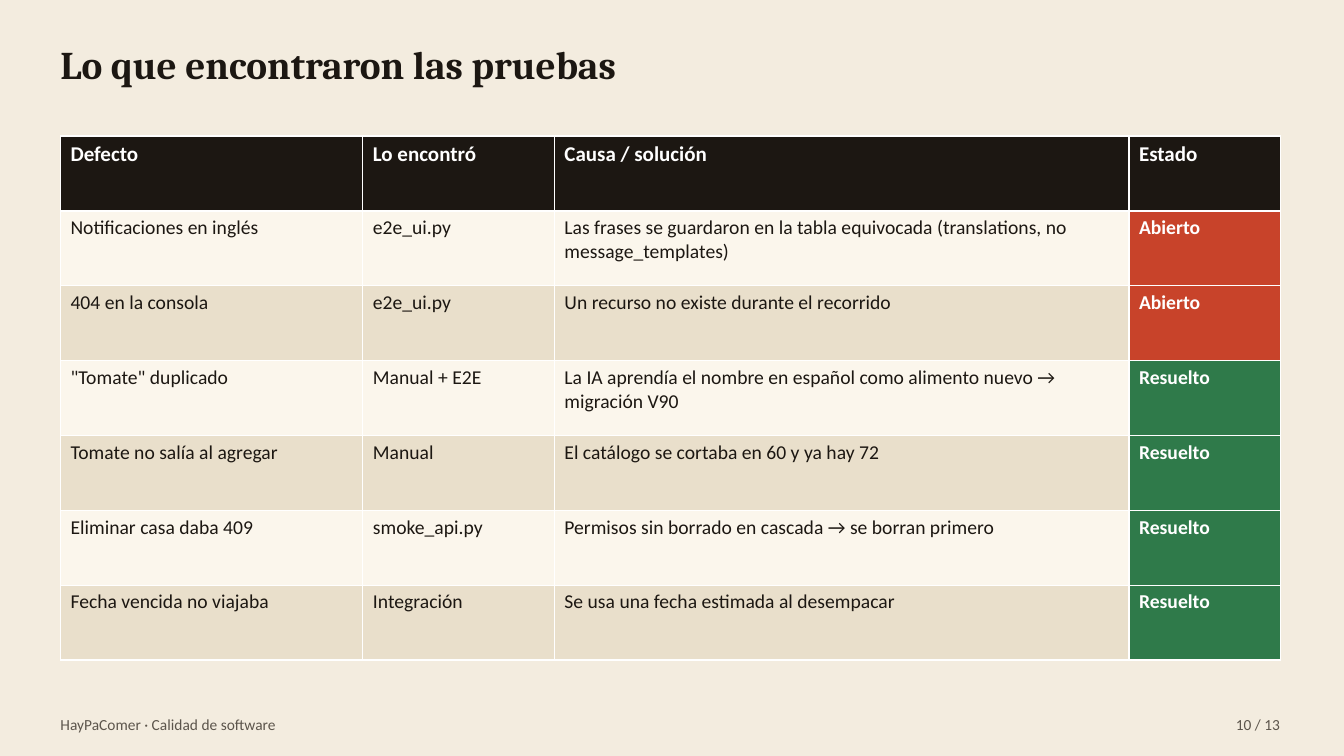
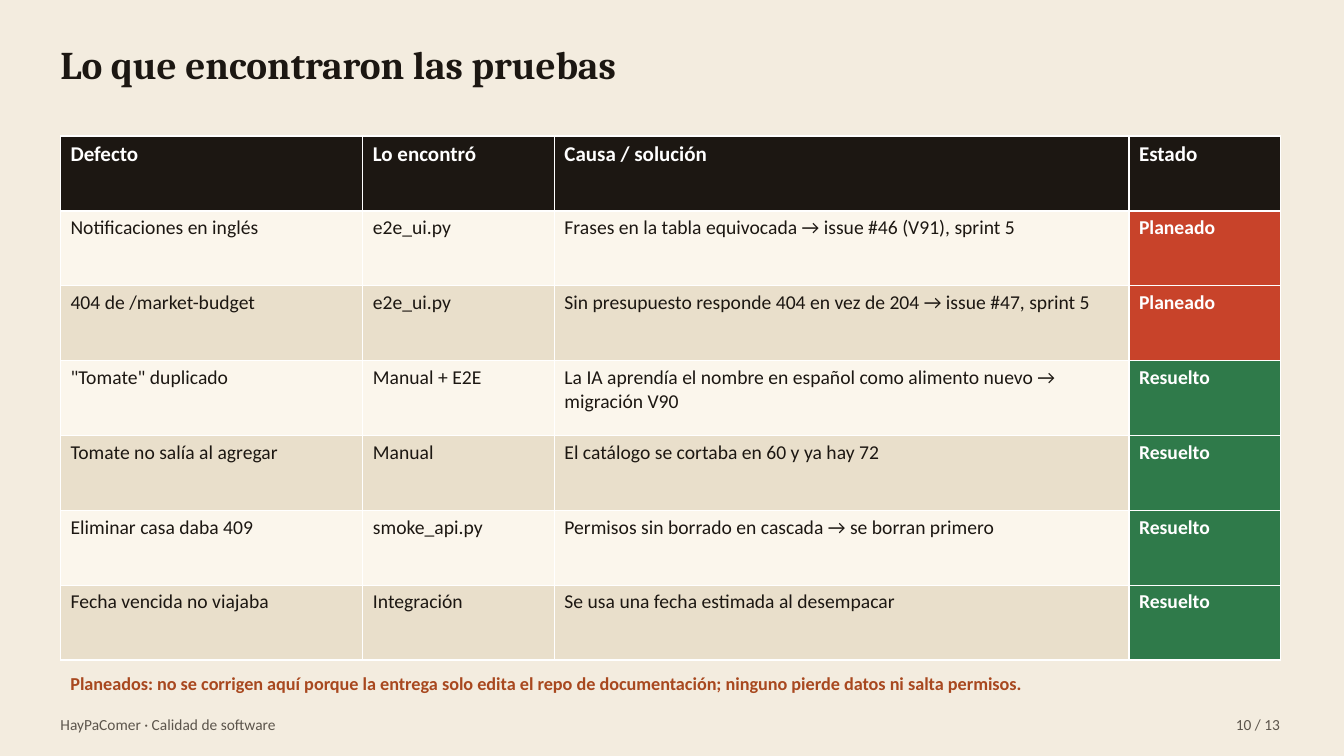
Before and after one commit to NicoalsD/HayPaComer-docs, a slide deck: slide 10 of presentacion/HayPaComer - Calidad (sprint 5).pptx. Drawn at 1344x756 pixels with LibreOffice and Linux fonts; fonts in the diff are those of the drawing. Boxes give left, top, right and bottom in pixels: in the first picture for what was removed or moved away, otherwise in the second. Text is boxed around its words. In the diff, an @@ line names an element or a change of style, - is before the commit and + after.

Commit message:
docs(calidad): justificación y plan de los defectos abiertos (#46, #47)

```diff
--- a/presentacion/HayPaComer - Calidad (sprint 5).pptx
+++ b/presentacion/HayPaComer - Calidad (sprint 5).pptx
@@ table at box(60, 136, 1280, 660) @@
-row 2, column 3: Las frases se guardaron en la tabla equivocada (translations, no message_templates)
+row 2, column 3: Frases en la tabla equivocada → issue #46 (V91), sprint 5
-row 2, column 4: Abierto
+row 2, column 4: Planeado
-row 3: 404 en la consola | e2e_ui.py | Un recurso no existe durante el recorrido | Abierto
+row 3: 404 de /market-budget | e2e_ui.py | Sin presupuesto responde 404 en vez de 204 → issue #47, sprint 5 | Planeado
@@ text added at box(70, 677, 1022, 693), 13 pt, text #A8481F, bold @@
+Planeados: no se corrigen aquí porque la entrega solo edita el repo de documentación; ninguno pierde datos ni salta permisos.
```
Also in this commit, not shown: 7 other files.
